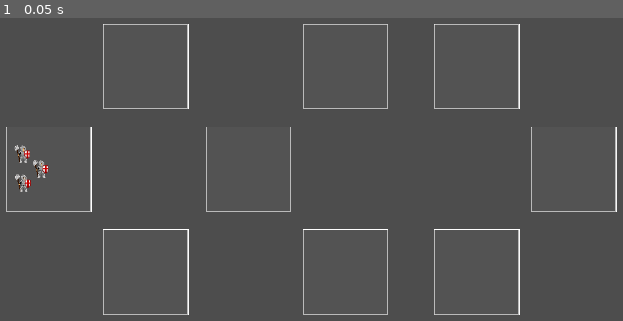
Above: before the commit, frame 1.
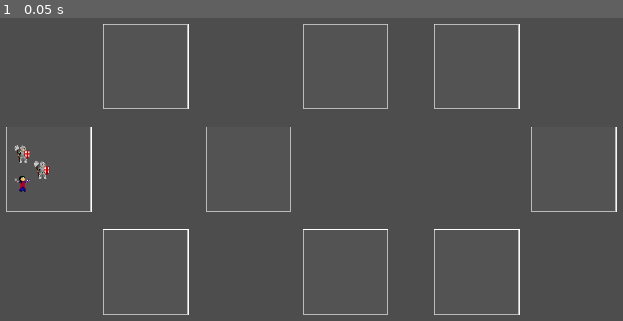
Above: after the commit, the same moment.

Repository: Gamnraa/GMTK-2023-Dungeon-Master
Game: Godot game, scene res://dungeon.tscn
Two runs of this game, one before a commit and one after it. Both use one fixed random seed, a clock stepped at 60 frames per second and the inputs below. The engine's default icon, where the game draws it, is replaced by a stand-in: a white triangle on a blue panel in a dark square.
Inputs:
- Up to frame 1 (0.05 s): no input

The runs differ from the first frame. In frame 1, 0.2% of the frame differs, in the area x 2-9%, y 46-58%.

Commit message:
Cleric sprites

Diff:
--- a/entities/cleric.tscn
+++ b/entities/cleric.tscn
@@ -1,8 +1,21 @@
-[gd_scene load_steps=3 format=3 uid="uid://46lwm1amrp2s"]
+[gd_scene load_steps=5 format=3 uid="uid://46lwm1amrp2s"]
 
 [ext_resource type="PackedScene" uid="uid://c16yn6farik7x" path="res://entities/man_at_arms.tscn" id="1_6b114"]
 [ext_resource type="Script" path="res://entities/cleric.gd" id="2_bmcmn"]
+[ext_resource type="Texture2D" uid="uid://cun1vgqd1mdu2" path="res://art/Healer.png" id="2_hlwob"]
+
+[sub_resource type="SpriteFrames" id="SpriteFrames_g4t2i"]
+animations = [{
+"frames": [{
+"duration": 1.0,
+"texture": ExtResource("2_hlwob")
+}],
+"loop": true,
+"name": &"idle",
+"speed": 5.0
+}]
 
 [node name="cleric" instance=ExtResource("1_6b114")]
 scale = Vector2(1, 1)
+sprite_frames = SubResource("SpriteFrames_g4t2i")
 script = ExtResource("2_bmcmn")
--- a/party.tscn
+++ b/party.tscn
@@ -13,11 +13,10 @@
 scale = Vector2(1, 1)
 
 [node name="paladin" parent="." instance=ExtResource("3_ome3f")]
-position = Vector2(1, -1)
+position = Vector2(34, -24)
 scale = Vector2(1, 1)
 
 [node name="cleric" parent="." instance=ExtResource("4_xa0tq")]
-position = Vector2(32, -26)
 
 [connection signal="dead" from="man_at_arms" to="." method="_on_man_at_arms_dead"]
 [connection signal="dead" from="paladin" to="." method="_on_paladin_dead"]
--- a/room.tscn
+++ b/room.tscn
@@ -12,6 +12,7 @@
 offset_bottom = 200.0
 
 [node name="floor" type="ColorRect" parent="wall"]
+layout_mode = 0
 offset_left = 2.39999
 offset_top = 2.4
 offset_right = 197.4
